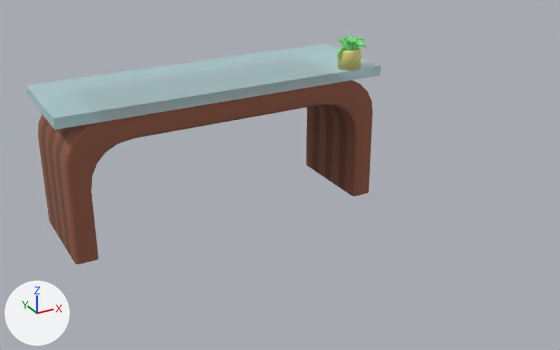
The FBX model Assets/Models/Decoraciones/Planta.fbx: old version first, new version second.
Both versions are drawn from a camera (50 mm lens) standing at (6.78, -3.74, 3.34) and looking at (9.59, 1.36, 0.79). Every picture has the same lights, and +X, +Y and +Z are marked at lower left.

The older version as bpy lines, for what is in view:
```python
me_cube_055 = bpy.data.meshes.new('Cube.055')
me_cube_055.from_pydata(...)  # 1622 vertices, 1538 faces; spans x -1.54..1.54, y -0.49..0.57, z 0.0..1.62
# faces by material slot: [307, 6, 1046, 101, 78]
me_cube_055.materials.append(mat_m_marron_001)  # brown #915a45
me_cube_055.materials.append(mat_m_cristal)  # cyan #bfe2e7
me_cube_055.materials.append(mat_m_green)  # green #7be682
me_cube_055.materials.append(mat_m_color1)  # yellow #e7df87
me_cube_055.materials.append(mat_m_marron)  # brown #724c38
ob_cube = bpy.data.objects.new('Cube', me_cube_055)
ob_cube.location = (9.522, 2.551, 0.018)
ob_cube.rotation_euler = (0.0, 0.0, -3.142)  # degrees (0, 0, -180)
```
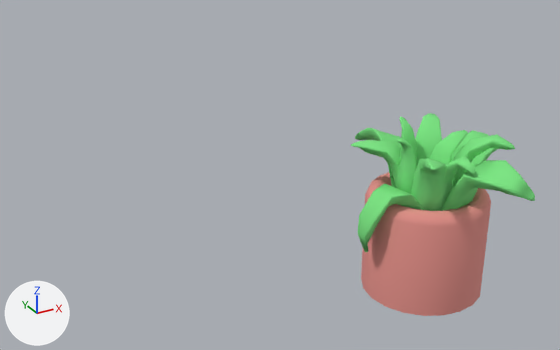
Diff of the bpy script that builds the scene:
```diff
--- a/Assets/Models/Decoraciones/Planta.fbx.py
+++ b/Assets/Models/Decoraciones/Planta.fbx.py
@@ me_cube_055 @@
 # used by ob_cube; location = (9.522, 2.551, 0.018); rotation_euler = (0.0, 0.0, -3.142), in degrees (0, 0, -180)
-me_cube_055.from_pydata(...)  # 1622 vertices, 1538 faces; spans x -1.54..1.54, y -0.49..0.57, z 0.0..1.62
-me_cube_055.materials.append(mat_m_marron_001)  # brown #915a45
-me_cube_055.materials.append(mat_m_cristal)  # cyan #bfe2e7
+me_cube_055.from_pydata(...)  # 1218 vertices, 1147 faces; spans x -0.8..0.58, y -0.64..0.67, z 0.01..1.37
+# me_cube_055 part 1: the loose piece of 253 vertices spanning x -1.27..-1.2, y 0.21..0.36, z 1.46..1.58 is turned 41.1 degrees about the z axis through its middle and scaled by 4.52, then moved by (1.52, -0.63, -0.6)
+# me_cube_055 part 2: the loose piece of 65 vertices spanning x -1.23..-1.14, y 0.3..0.4, z 1.48..1.58 is turned 41.1 degrees about the z axis through its middle and scaled by 4.52, then moved by (1.45, -0.33, -0.57)
+# me_cube_055 part 3: the loose piece of 65 vertices spanning x -1.24..-1.15, y 0.41..0.51, z 1.47..1.61 is turned 41.1 degrees about the z axis through its middle and scaled by 4.52, then moved by (1.11, -0.09, -0.54)
+# me_cube_055 part 4: the loose piece of 65 vertices spanning x -1.32..-1.23, y 0.3..0.39, z 1.47..1.6 is turned 41.1 degrees about the z axis through its middle and scaled by 4.52, then moved by (1.25, -0.61, -0.54)
+# me_cube_055 part 5: the loose piece of 65 vertices spanning x -1.21..-1.17, y 0.38..0.42, z 1.48..1.61 is turned 41.1 degrees about the z axis through its middle and scaled by 4.52, then moved by (1.3, -0.2, -0.52)
+# me_cube_055 part 6: the loose piece of 65 vertices spanning x -1.25..-1.2, y 0.35..0.41, z 1.43..1.54 is turned -159.6 degrees about the z axis through its middle and scaled by 5.39, then moved by (1.03, -0.14, -0.52)
+# me_cube_055 part 7: the loose piece of 65 vertices spanning x -1.33..-1.24, y 0.37..0.42, z 1.47..1.59 is turned 41.1 degrees about the z axis through its middle and scaled by 4.52, then moved by (1.08, -0.51, -0.56)
+# me_cube_055 part 8: the loose piece of 65 vertices spanning x -1.25..-1.2, y 0.33..0.38, z 1.47..1.62 is turned 41.1 degrees about the z axis through its middle and scaled by 4.52, then moved by (1.35, -0.41, -0.51)
+# me_cube_055 part 9: the loose piece of 65 vertices spanning x -1.42..-1.28, y 0.36..0.44, z 1.45..1.58 is turned -46.8 degrees about the z axis through its middle and scaled by 4.52, then moved by (0.9, -0.1, -0.58)
+# me_cube_055 part 10: the loose piece of 65 vertices spanning x -1.2..-1.1, y 0.37..0.44, z 1.42..1.53 is turned 41.1 degrees about the z axis through its middle and scaled by 4.52, then moved by (1.37, -0.09, -0.76)
+# me_cube_055 part 11: a new loose piece of 120 vertices spanning x -0.54..0.42, y -0.47..0.49, z 0.01..0.85
+# me_cube_055 part 12: a new loose piece of 65 vertices spanning x -0.65..-0.15, y -0.1..0.17, z 0.68..1.34, in mat_m_green (green #7be682)
+# me_cube_055 part 13: a new loose piece of 65 vertices spanning x -0.59..-0.11, y -0.64..0.0, z 0.62..1.19, in mat_m_green (green #7be682)
+# me_cube_055 part 14: the loose piece of 120 vertices spanning x -1.35..-1.14, y 0.29..0.5, z 1.32..1.51 is deleted
+# me_cube_055 part 15: the loose piece of 65 vertices spanning x -1.31..-1.23, y 0.43..0.57, z 1.46..1.59 is deleted
+# me_cube_055 part 16: 404 vertices removed from x -1.54..1.54, y -0.49..0.49, z 0.0..1.32
 me_cube_055.materials.append(mat_m_green)
-me_cube_055.materials.append(mat_m_color1)  # yellow #e7df87
 me_cube_055.materials.append(mat_m_marron)
+me_cube_055.materials.append(mat_m_rojoapagado)  # pink #e7938b
@@ ob_cube @@
 ob_cube = bpy.data.objects.new('Cube', me_cube_055)
-ob_cube.location = (9.522, 2.551, 0.018)
-ob_cube.rotation_euler = (0.0, 0.0, -3.142)  # degrees (0, 0, -180)
+ob_cube.location = (10.367, 0.527, -0.013)
+ob_cube.rotation_euler = (0.0, 0.0, 2.425)  # degrees (0, 0, 139)
```

Pixel boxes [x1, y1, x2, y2] of what changed, in the pictures (560 x 350 px; the box of a moved part takes in the faces that stretch with it):
'Cube', reshaped, moved, turned
    before: [25, 35, 381, 264]
    after: [351, 113, 535, 316]
part 1 of me_cube_055, moved or reshaped (not visible before)
    after: [355, 128, 401, 188]
part 2 of me_cube_055, moved or reshaped
    before: [337, 39, 344, 47]
    after: [351, 140, 401, 188]
part 3 of me_cube_055, moved or reshaped
    before: [346, 40, 352, 50]
    after: [411, 158, 447, 211]
part 4 of me_cube_055, moved or reshaped
    before: [347, 35, 352, 41]
    after: [415, 113, 442, 168]
part 5 of me_cube_055, moved or reshaped
    before: [344, 38, 347, 47]
    after: [397, 139, 417, 194]
part 6 of me_cube_055, moved or reshaped (not visible before)
    after: [444, 156, 475, 201]
part 7 of me_cube_055, moved or reshaped
    before: [351, 37, 357, 46]
    after: [430, 130, 468, 165]
part 8 of me_cube_055, moved or reshaped (not visible before)
    after: [400, 117, 417, 159]
part 9 of me_cube_055, moved or reshaped
    before: [355, 39, 364, 48]
    after: [441, 160, 535, 211]
part 10 of me_cube_055, moved or reshaped
    before: [337, 47, 348, 59]
    after: [358, 184, 422, 253]
part 11 of me_cube_055, added (pink)
    after: [361, 172, 491, 316]
part 12 of me_cube_055, added (green)
    after: [452, 134, 515, 186]
part 13 of me_cube_055, added (green)
    after: [451, 130, 497, 167]
part 14 of me_cube_055, deleted (yellow)
    before: [338, 46, 361, 71]
part 15 of me_cube_055, deleted
    before: [352, 41, 366, 50]
part 16 of me_cube_055, deleted
    before: [25, 43, 381, 264]
